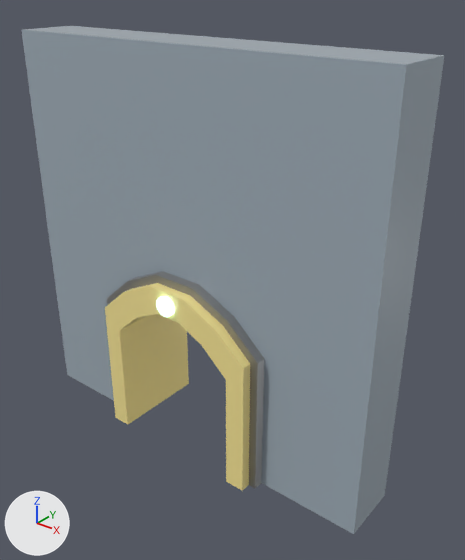
Two versions of the FBX model Assets/SiberianJam/Assets/Meshes/Environment/Walls/SM_Wall_2M_slim_door.fbx, one commit apart.
Camera for both pictures: a 50 mm camera at (1.89, -2.12, 2.27) aimed at (0.14, 0.06, 0.92). The lights are fixed; the arrows at lower left show +X, +Y and +Z. The picture after the commit comes second. Where no turn or scale is listed for an object, it has been applied to the vertices.

The first picture shows 'SM_Wall_2M_slim_door'.
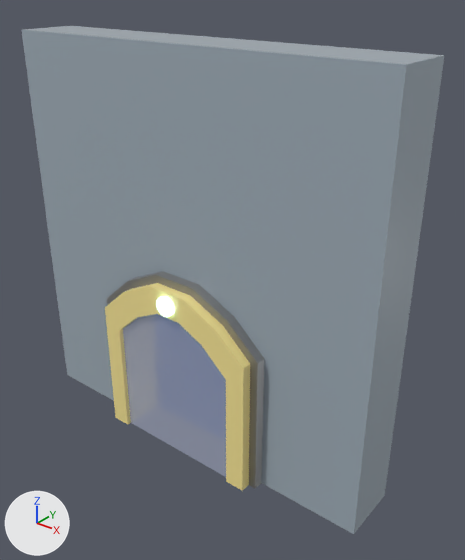
Boxes [x1, y1, x2, y2] around the edits, measured in the pictures (465 x 560 px):
```json
{"object": "SM_Barrier_Slim_door", "change": "added", "after": [123, 314, 226, 477]}
```

Scene script edits in JSON lines:
```json
{"op": "add", "block": "mat_m_main_body", "code": ["mat_m_main_body = principled_material('M_Main_body')", "mat_m_main_body.base_color = (0.5, 0.5, 0.5)  # grey #bcbcbc", "mat_m_main_body.roughness = 0.2", "mat_m_main_body.transmission_weight = 0.6", "mat_m_main_body.emission_color = (0.1, 0.3, 1.0)  # blue #5995ff", "mat_m_main_body.emission_strength = 0.1"]}
{"op": "add", "block": "me_mesh_001", "code": ["me_mesh_001 = bpy.data.meshes.new('Mesh.001')", "me_mesh_001.from_pydata([(-0.41, -0.228, 0.0), (0.41, -0.228, 0.0), (-0.41, 0.228, 0.0), (0.41, 0.228, 0.0), (-0.41, -0.228, 0.657), (0.0, -0.228, 0.884), (-0.41, 0.228, 0.657), (0.0, 0.228, 0.884), (0.41, -0.228, 0.657), (0.41, 0.228, 0.657)], [], [(0, 1, 4), (1, 8, 4), (8, 5, 4), (3, 2, 9), (2, 6, 9), (6, 7, 9)])", "me_mesh_001.materials.append(mat_m_main_body)  # grey #bcbcbc"]}
{"op": "add", "block": "ob_sm_barrier_slim_door", "code": ["ob_sm_barrier_slim_door = bpy.data.objects.new('SM_Barrier_Slim_door', me_mesh_001)", "ob_sm_barrier_slim_door.location = (0.0, 0.0, 0.0)"]}
```
